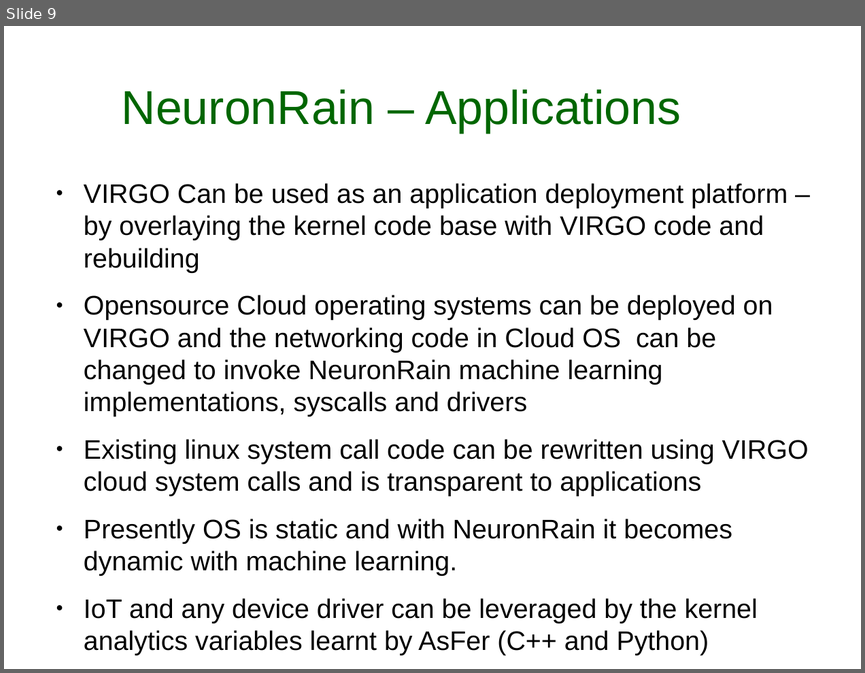
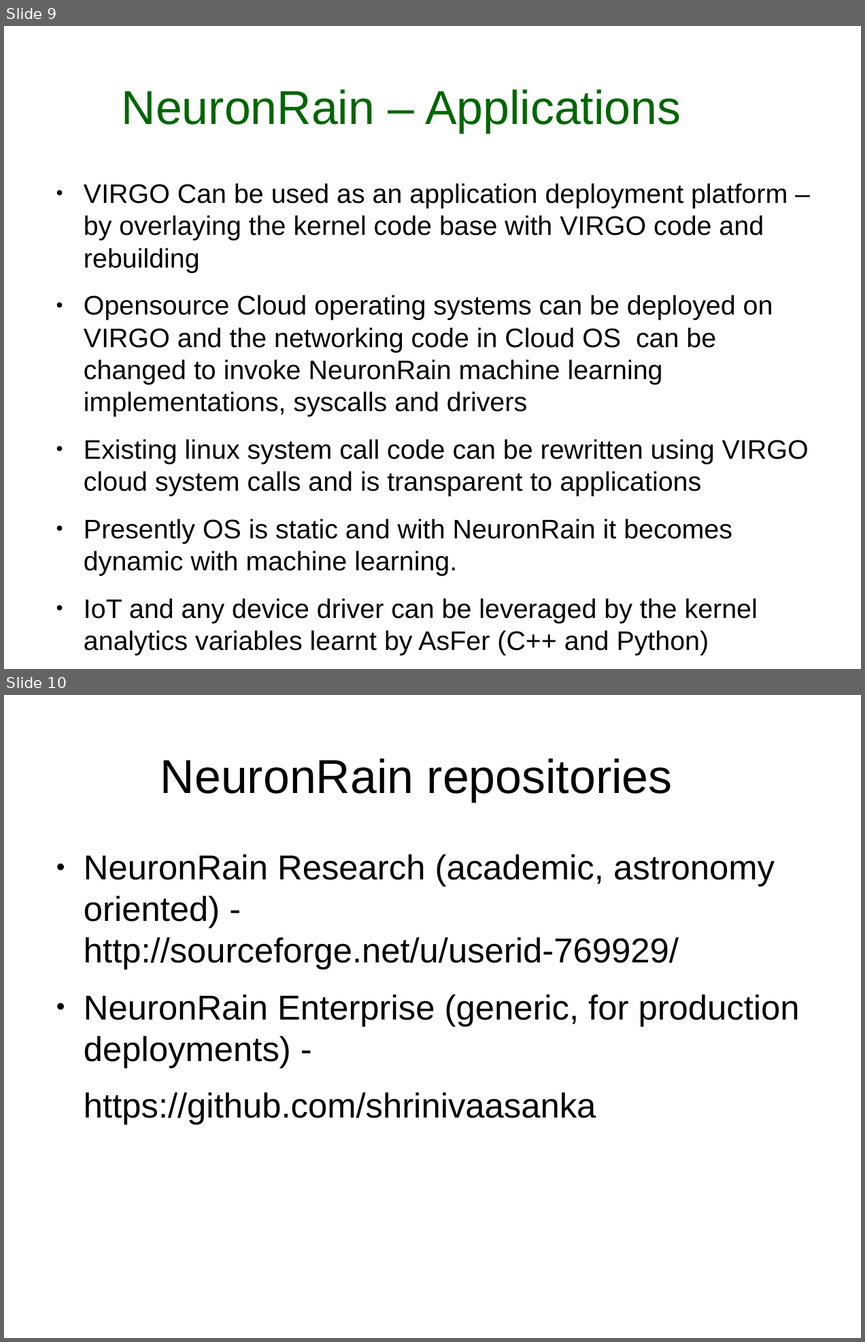
Before and after one commit to shrinivaasanka/ZodiacDatasoft, a slide deck: EnterpriseAnalytics_with_NeuronRain.odp. Shown one above the other, each under a label of ours: slide 9 before the commit, slides 9 and 10 after it. The pictures are 865x673 and 865x1342 pixels, drawn with LibreOffice and Linux fonts; fonts in the diff are those of the drawing. Boxes give left, top, right and bottom in pixels: in the first picture for what was removed or moved away, otherwise in the second. Text is boxed around its words. In the diff, an @@ line names an element or a change of style, - is before the commit and + after.

Commit message:
Updated Enterprise Analytics slides - Usecases

```diff
--- a/EnterpriseAnalytics_with_NeuronRain.odp
+++ b/EnterpriseAnalytics_with_NeuronRain.odp
@@ slide 10 added at box(4, 695, 861, 1338), background #FFFFFF @@
@@ title added at box(160, 758, 672, 802), 44 pt, text #000000 @@
+NeuronRain repositories
@@ text added at box(84, 854, 800, 1125), 32 pt, text #000000 @@
+● NeuronRain Research (academic, astronomy oriented) - http://sourceforge.net/u/userid-769929/
+● NeuronRain Enterprise (generic, for production deployments) -
+https://github.com/shrinivaasanka
```
Also in this commit, not shown: 2 slides changed, 1 other file.
